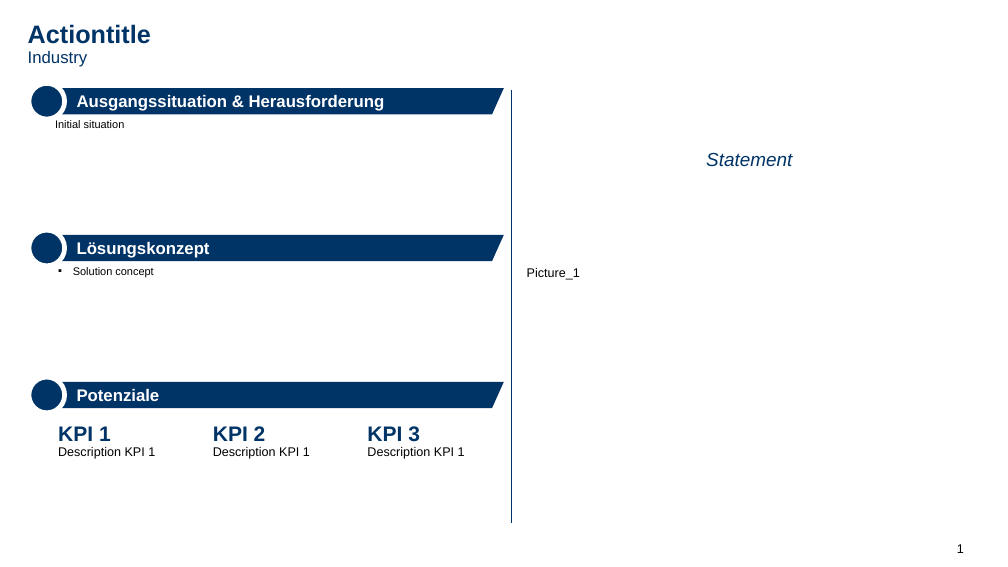
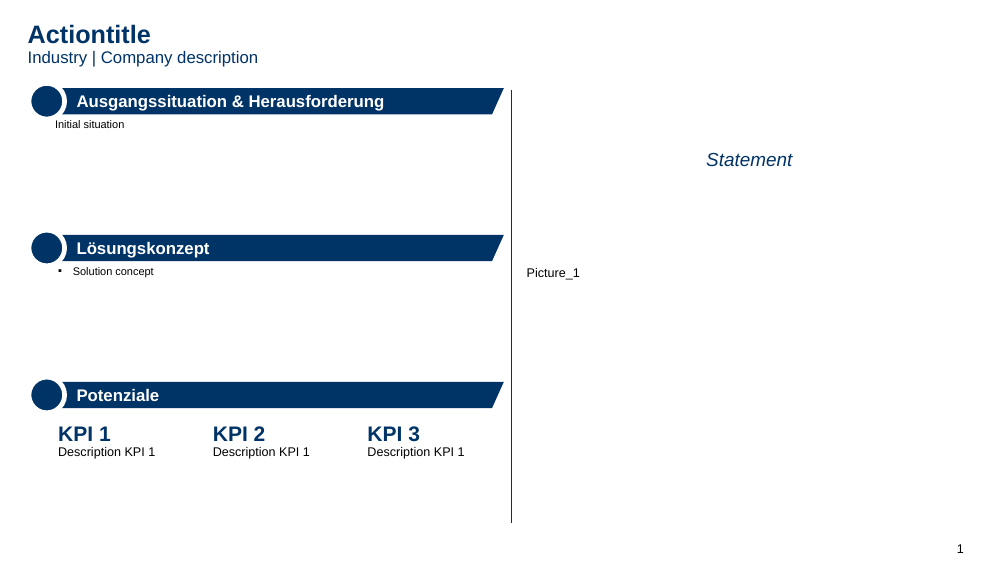
Before and after one commit to UvonW/caseStudy, a slide deck: slide 1 of case_study_template_1_16_9_de.pptx. Drawn at 1008x567 pixels with LibreOffice and Linux fonts; fonts in the diff are those of the drawing; background and template pictures are left out. Boxes give left, top, right and bottom in pixels: in the first picture for what was removed or moved away, otherwise in the second. Text is boxed around its words. In the diff, an @@ line names an element or a change of style, - is before the commit and + after.

```diff
--- a/case_study_template_1_16_9_de.pptx
+++ b/case_study_template_1_16_9_de.pptx
@@ text at (28, 51, 258, 67): text changed @@
-Industry
+Industry | Company description
```
Also in this commit, not shown: 5 other files.
